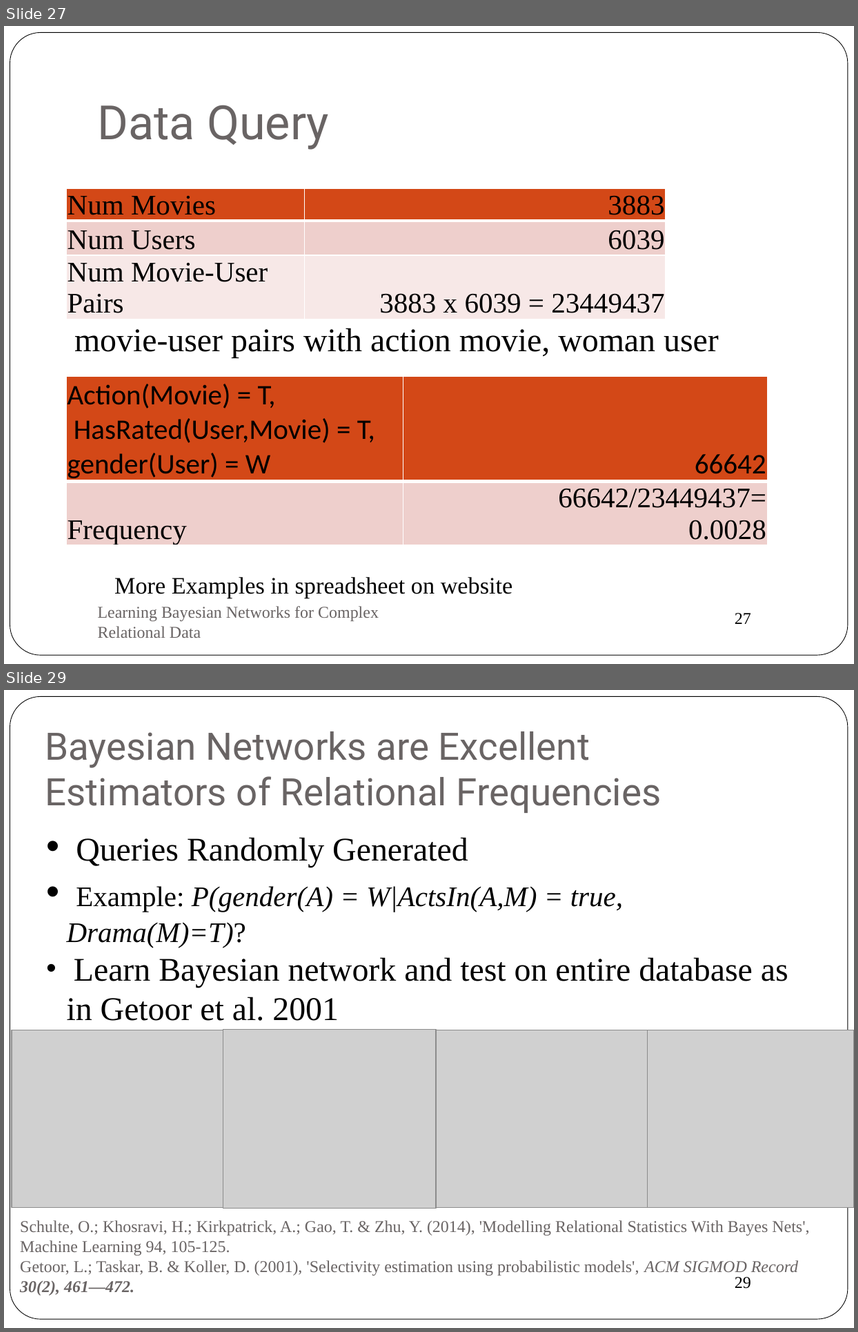
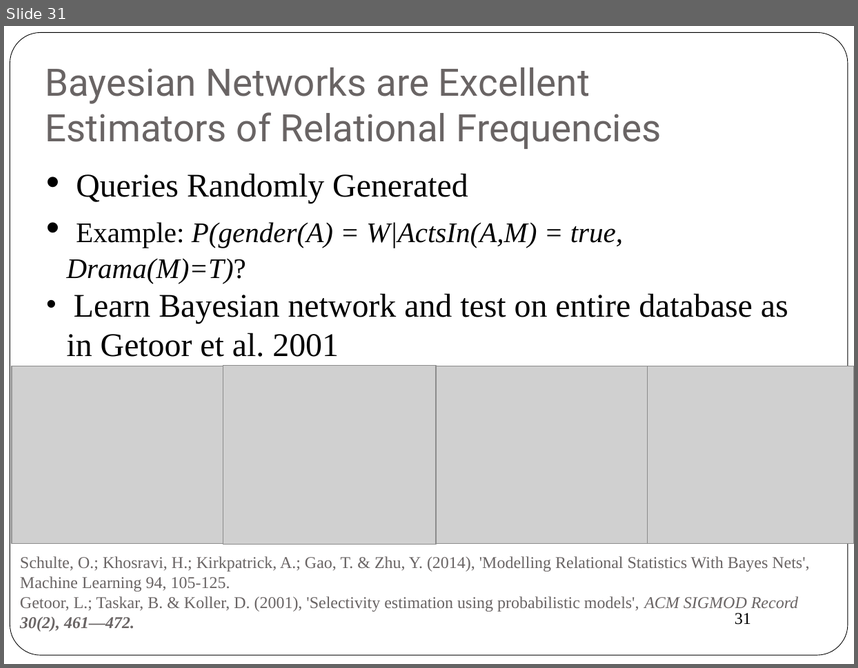
Before and after one commit to oschulte/srl-tutorial-slides, a slide deck: ch2-fo-bayes-nets.pptx. Shown one above the other, each under a label of ours: slides 27 and 29 before the commit, slide 31 after it; the slides between them are not shown. The pictures are 858x1332 and 858x668 pixels, drawn with LibreOffice and Linux fonts; fonts in the diff are those of the drawing; grey boxes stand for pictures. Boxes give left, top, right and bottom in pixels: in the first picture for what was removed or moved away, otherwise in the second. Text is boxed around its words. In the diff, an @@ line names an element or a change of style, - is before the commit and + after.

```diff
--- a/ch2-fo-bayes-nets.pptx
+++ b/ch2-fo-bayes-nets.pptx
@@ slide 27 removed at (4, 26, 854, 664), background #FFFFFF; not listed: 2 template elements that a slide beside it also shows @@
@@ title removed at (98, 105, 329, 150) @@
-Data Query
@@ table removed at (66, 188, 666, 316), 3 rows, 2 columns @@
-Num Movies | 3883
-Num Users | 6039
-Num Movie-User Pairs | 3883 x 6039 = 23449437
@@ text removed at (74, 328, 719, 358) @@
-movie-user pairs with action movie, woman user
@@ table removed at (66, 377, 767, 549), 2 rows, 2 columns @@
-Action(Movie) = T, / HasRated(User,Movie) = T, / gender(User) = W | 66642
-Frequency | 66642/23449437= / 0.0028
@@ text removed at (114, 577, 513, 598) @@
-More Examples in spreadsheet on website
@@ text removed at (98, 606, 379, 637) @@
-Learning Bayesian Networks for Complex Relational Data
@@ what was slide 29 is now slide 31 @@
@@ page number at (735, 612, 751, 624): text changed @@
-29
+31
```
Also in this commit, not shown: 5 slides changed, 3 slides added.
